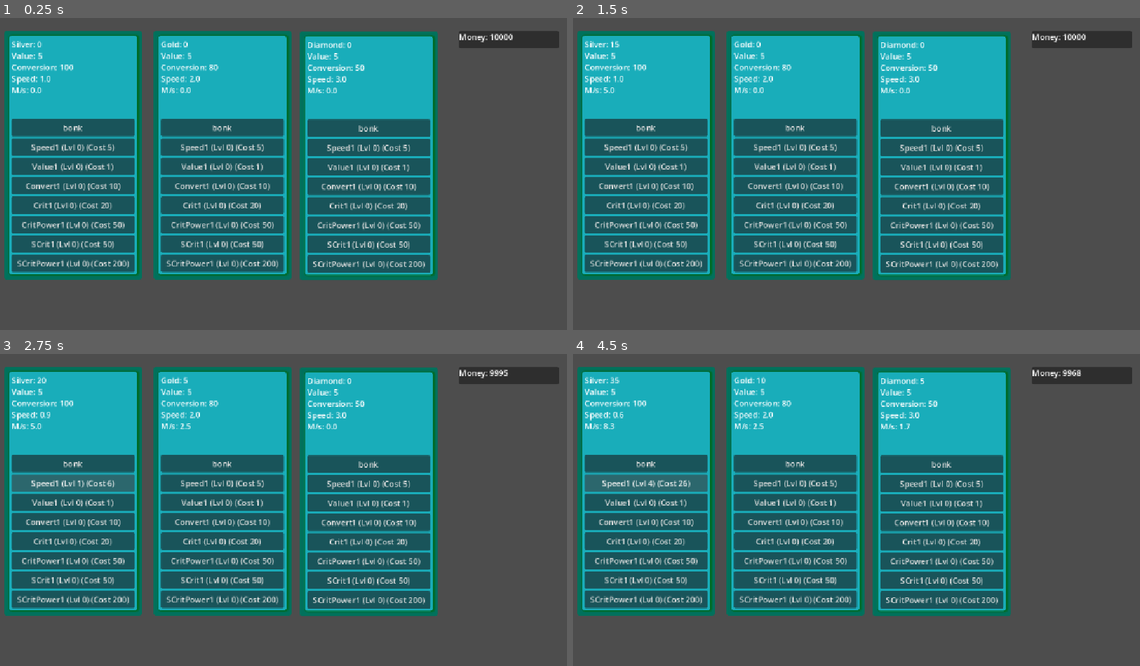
Above: before the commit, frames 1-4 (two rows, left to right).
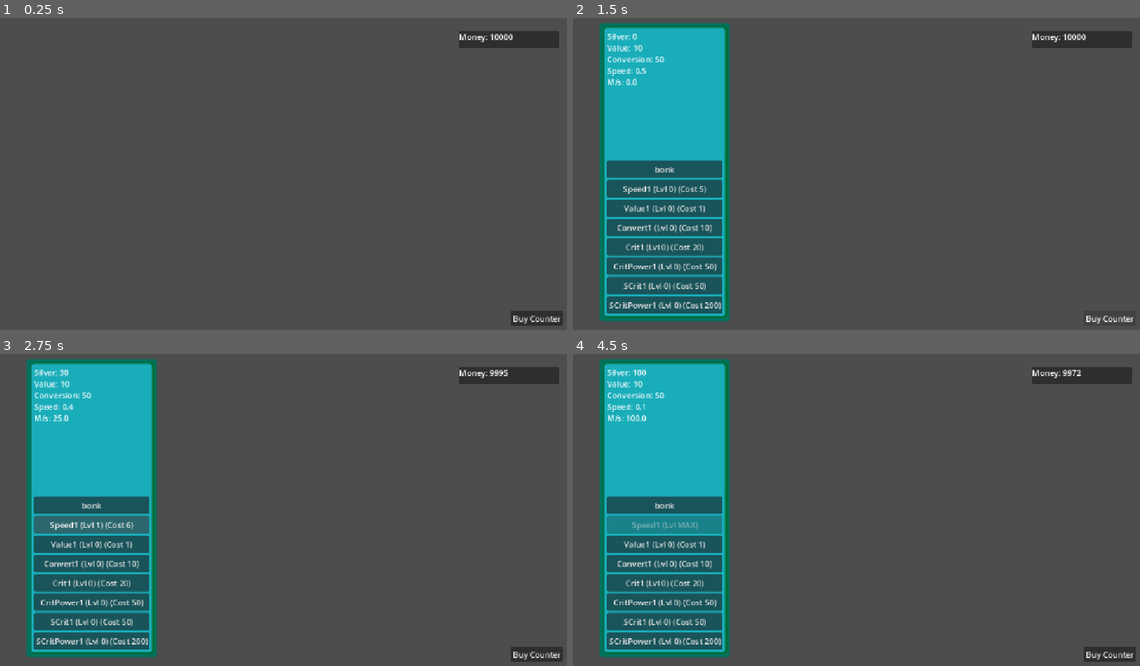
Above: after the commit, the same moments.

Repository: mobsung/IncrementalGame
Game: Godot game, scene res://game.tscn
The game is run twice, just before and just after one commit, with the same random seed, the same clock (stepped at 60 frames per second) and the same inputs.
Inputs (mouse positions are in pixels of both pictures, inside the frame that each line leads up to):
- Up to frame 1 (0.25 s): no input
- Up to frame 2 (1.5 s): click (646, 127) at 0.5 s, where only the run before the commit has a clickable "bonk"; click (1111, 317) at 1.25 s, where only the run after the commit has a clickable "Buy Counter"
- Up to frame 3 (2.75 s): click "Speed1 (Lvl 0) (Cost 5)" at 2 s
- Up to frame 4 (4.5 s): click "Speed1 (Lvl 1) (Cost 6)" at 2.75 s; click "Speed1 (Lvl 2) (Cost 8)" at 3.5 s; click "Speed1 (Lvl 3) (Cost 13)" at 4.25 s

The runs differ from the first frame. In frame 1, 59% of the frame differs, in the area x 0-100%, y 4-99%; in frame 2, 56%; in frame 3, 56%; in frame 4, 56%.

Commit message:
aggiuntopulsante per creare componenti

Diff:
--- a/game.tscn
+++ b/game.tscn
@@ -1,45 +1,10 @@
 [gd_scene format=3 uid="uid://byjy4ft7qper2"]
 
-[ext_resource type="PackedScene" uid="uid://da8stveie8yo" path="res://scenes/counterComponent.tscn" id="1_80nbo"]
 [ext_resource type="Script" uid="uid://bx1were0ydu4x" path="res://scripts/game.gd" id="1_e2o6t"]
 [ext_resource type="PackedScene" uid="uid://dr4h015exo7le" path="res://scenes/CurrencyLabel.tscn" id="3_feb5d"]
 
 [node name="Game" type="Node2D" unique_id=975015288]
 script = ExtResource("1_e2o6t")
-
-[node name="CounterComponent" parent="." unique_id=2104405447 instance=ExtResource("1_80nbo")]
-anchors_preset = 0
-anchor_right = 0.0
-anchor_bottom = 0.0
-offset_left = 17.0
-offset_top = 42.0
-offset_right = 294.0
-offset_bottom = 542.0
-grow_horizontal = 1
-grow_vertical = 1
-counter_name = "Silver"
-
-[node name="CounterComponent2" parent="." unique_id=1156436197 instance=ExtResource("1_80nbo")]
-offset_left = 317.0
-offset_top = 42.0
-offset_right = 594.0
-offset_bottom = 542.0
-conversion = 80
-base_timer_wait_time = 2.0
-
-[node name="CounterComponent3" parent="." unique_id=1796525954 instance=ExtResource("1_80nbo")]
-anchors_preset = 0
-anchor_right = 0.0
-anchor_bottom = 0.0
-offset_left = 611.0
-offset_top = 43.0
-offset_right = 888.0
-offset_bottom = 543.0
-grow_horizontal = 1
-grow_vertical = 1
-counter_name = "Diamond"
-conversion = 50
-base_timer_wait_time = 3.0
 
 [node name="Control" parent="." unique_id=1393963228 instance=ExtResource("3_feb5d")]
 anchors_preset = 0
@@ -51,3 +16,24 @@
 offset_bottom = 77.0
 grow_horizontal = 1
 grow_vertical = 1
+
+[node name="CounterGridContainer" type="GridContainer" parent="." unique_id=1138367529]
+custom_minimum_size = Vector2(800, 600)
+custom_maximum_size = Vector2(800, 600)
+offset_left = 93.0
+offset_top = 26.0
+offset_right = 893.0
+offset_bottom = 626.0
+theme_override_constants/h_separation = 50
+theme_override_constants/v_separation = 10
+columns = 3
+metadata/_edit_use_anchors_ = true
+
+[node name="BuyCounter" type="Button" parent="." unique_id=552313218]
+offset_left = 1035.0
+offset_top = 605.0
+offset_right = 1140.0
+offset_bottom = 636.0
+text = "Buy Counter"
+
+[connection signal="pressed" from="BuyCounter" to="." method="_on_buy_counter_pressed"]
--- a/scripts/game.gd
+++ b/scripts/game.gd
@@ -1,12 +1,19 @@
 extends Node2D
 
-
+const counterComponent = preload("res://scenes/counterComponent.tscn")
 
 # Called when the node enters the scene tree for the first time.
 func _ready() -> void:
 	pass # Replace with function body.
 
 
-# Called every frame. 'delta' is the elapsed time since the previous frame.
-func _process(delta: float) -> void:
-	pass
+func _on_buy_counter_pressed() -> void:
+	var new_counter = counterComponent.instantiate()
+
+	new_counter.counter_name = "Silver"
+	new_counter.conversion = 50
+	new_counter.increment_value = 10
+	new_counter.base_timer_wait_time = 0.5
+	new_counter.max_conversion = 5
+
+	$CounterGridContainer.add_child(new_counter)
